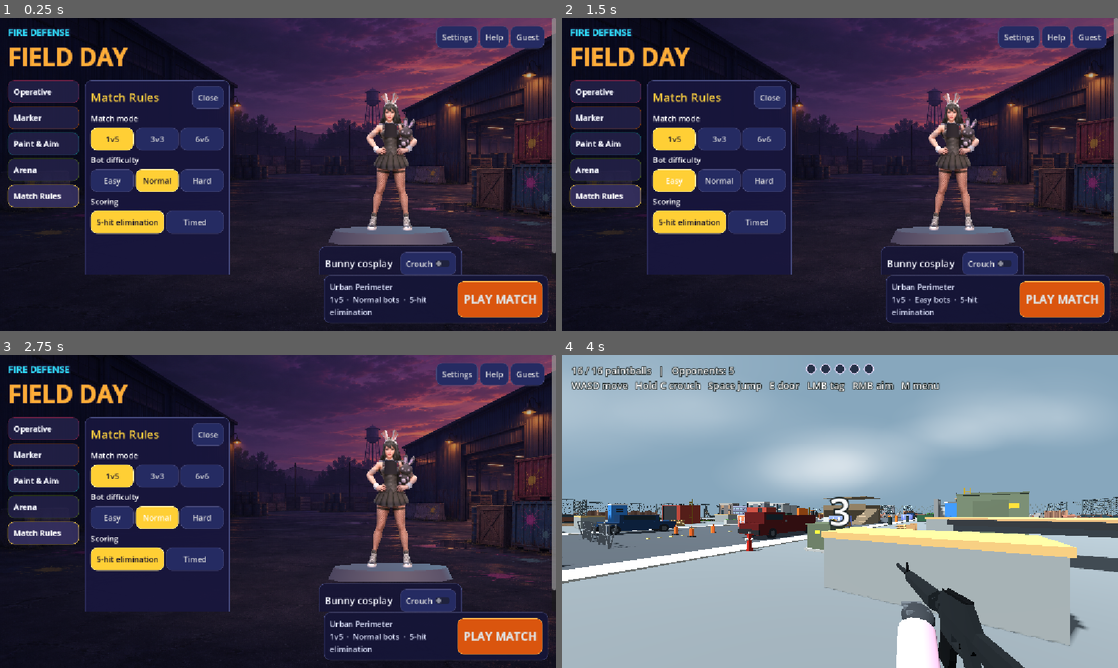
Above: before the commit, frames 1-4 (two rows, left to right).
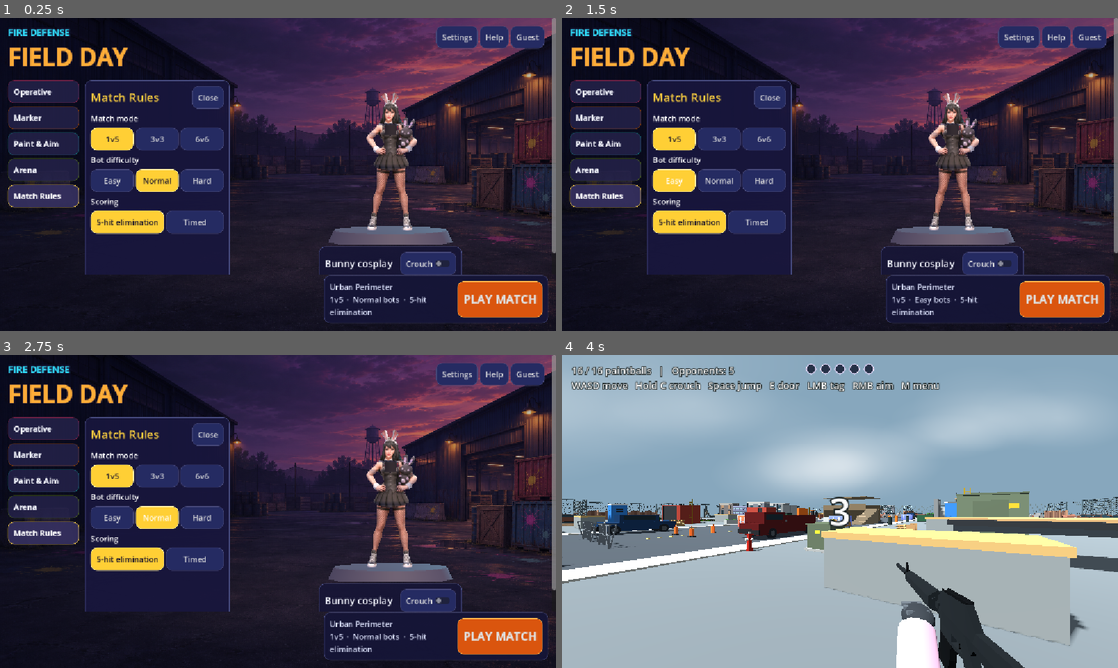
Above: after the commit, the same moments.

Repository: 302stang86/fdfd
Game: Godot game, scene res://menu.tscn
Two runs of this game, one before a commit and one after it. Both use one fixed random seed, a clock stepped at 60 frames per second and the inputs below.
Inputs:
- Up to frame 1 (0.25 s): no input
- Up to frame 2 (1.5 s): click "Easy" at 0.5 s; click "Easy" at 1.25 s
- Up to frame 3 (2.75 s): click "Normal" at 2 s
- Up to frame 4 (4 s): click "Normal" at 2.75 s; click "PLAY MATCH" at 3.5 s

The runs differ from the first frame. In frame 1, 0.1% of the frame differs, in the area x 66-75%, y 30-68%; in frame 2, 0.1%; in frame 3, 0.1%; in frame 4, less than 0.1%.

Commit message:
Give character meshes fuller side profiles

Diff:
--- a/character_models.gd
+++ b/character_models.gd
@@ -19,8 +19,12 @@
 # How far (radians) each outfit's legs swing while walking. Long coats swing less.
 const LEG_SWING := [0.5, 0.5, 0.5, 0.5, 0.5, 0.45, 0.45, 0.3]
 
+static var profile_meshes: Dictionary = {}
+
 static func make(skin: int) -> Node3D:
-	var model := MODELS[clampi(skin, 0, MODELS.size() - 1)].instantiate()
+	var skin_index := clampi(skin, 0, MODELS.size() - 1)
+	var model := MODELS[skin_index].instantiate()
+	add_profile_depth(model, skin_index)
 	if skin == 5:
 		for child in model.find_children("*", "MeshInstance3D", true, false):
 			var mesh := child as MeshInstance3D
@@ -36,6 +40,63 @@
 				mesh.set_surface_override_material(index, opaque)
 		fill_bunny_neckline(model)
 	return model
+
+# The original loft follows the width of the front artwork. Add body depth
+# before the leg rig skins the mesh so the side view reads at every pose.
+static func add_profile_depth(model: Node3D, skin: int) -> void:
+	for part_name in PARTS:
+		var part := model.find_child(part_name, true, false) as Node3D
+		if part == null:
+			continue
+		var view := part as MeshInstance3D
+		if view == null:
+			var children := part.find_children("*", "MeshInstance3D", true, false)
+			if not children.is_empty():
+				view = children[0] as MeshInstance3D
+		if view == null or view.mesh == null:
+			continue
+		var key := "%d/%s" % [skin, part_name]
+		if not profile_meshes.has(key):
+			var height_offset := part.position.y
+			if view != part:
+				height_offset += view.position.y
+			profile_meshes[key] = shape_profile(view.mesh, part_name, height_offset)
+		view.mesh = profile_meshes[key]
+
+static func shape_profile(source: Mesh, part_name: String, height_offset: float) -> ArrayMesh:
+	var result := ArrayMesh.new()
+	for surface in range(source.get_surface_count()):
+		var arrays := source.surface_get_arrays(surface)
+		var vertices: PackedVector3Array = arrays[Mesh.ARRAY_VERTEX]
+		var normals := PackedVector3Array()
+		if arrays[Mesh.ARRAY_NORMAL] != null:
+			normals = arrays[Mesh.ARRAY_NORMAL]
+		for index in range(vertices.size()):
+			var vertex := vertices[index]
+			var height := vertex.y + height_offset
+			var multiplier := profile_scale(part_name, height)
+			if index < normals.size():
+				var gradient := (profile_scale(part_name, height + 0.002) - profile_scale(part_name, height - 0.002)) / 0.004
+				var normal := normals[index]
+				normal.z /= multiplier
+				normal.y -= normal.z * vertex.z * gradient
+				normals[index] = normal.normalized()
+			vertex.z *= multiplier
+			vertices[index] = vertex
+		arrays[Mesh.ARRAY_VERTEX] = vertices
+		if not normals.is_empty():
+			arrays[Mesh.ARRAY_NORMAL] = normals
+		result.add_surface_from_arrays(Mesh.PRIMITIVE_TRIANGLES, arrays)
+		result.surface_set_material(surface, source.surface_get_material(surface))
+	return result
+
+static func profile_scale(part_name: String, height: float) -> float:
+	if part_name == "Torso":
+		var body := smoothstep(0.52, 0.83, height) * (1.0 - smoothstep(1.15, 1.31, height))
+		return 1.03 + 0.72 * body
+	if part_name.begins_with("Arm"):
+		return lerpf(1.62, 1.2, smoothstep(0.78, 1.08, height))
+	return lerpf(1.04, 1.27, smoothstep(0.08, 0.28, height))
 
 # The source silhouette has disconnected neck and bodice rings. Join them with
 # a closed fabric insert attached to the torso so it follows the crouch pose.
